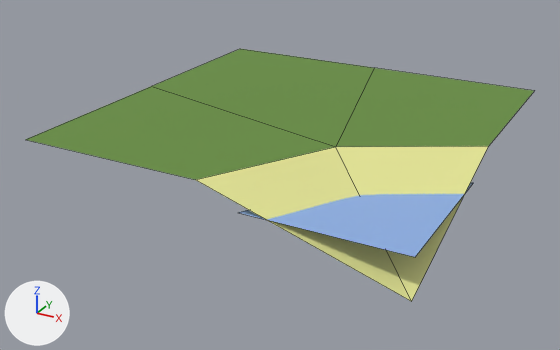
A saved change to the FBX model Assets/Models/Tiles/water_grass_inner_corner.fbx.
Camera for both pictures: a camera (50 mm lens) standing at (11.79, -0.5, 1.36) and looking at (9.93, 2.88, -0.33). Arrows for +X, +Y and +Z are at lower left; the lights stay in place. Mesh edges are drawn as thin lines. Where no turn or scale is listed for an object, it has been applied to the vertices.

The older version as bpy lines, for what is in view:
```python
me_plane = bpy.data.meshes.new('Plane')
me_plane.from_pydata(...)  # 13 vertices, 6 faces; spans x -1.0..1.0, y -1.0..1.0, z -0.3..0.0
# faces by material slot: [3, 2, 1]
me_plane.materials.append(mat_grass_007)  # green #698f43
me_plane.materials.append(mat_sand)  # beige #e6e796
me_plane.materials.append(mat_water)  # blue #8fb2e7
ob_water_grass_inner_corner = bpy.data.objects.new('water_grass_inner_corner', me_plane)
ob_water_grass_inner_corner.location = (10.0, 3.0, 0.0)
```
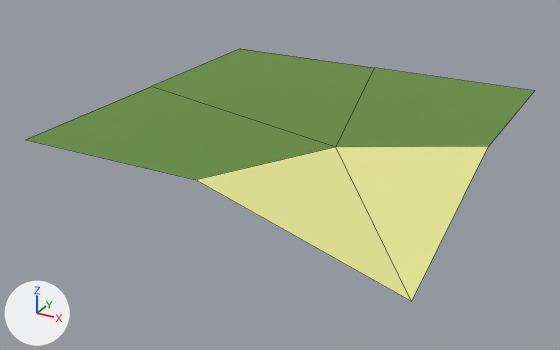
The newer file is also turned or shifted as a whole; pictures and numbers use the older file's frame.

Pixel boxes (x1, y1, x2, y2) of what changed, in the pictures (560 x 350 px):
```json
{"part": 1, "of": "me_plane", "change": "deleted", "before": [238, 183, 473, 257], "on screen": "blue"}
```

Edits to the scene script, one JSON object a line:
```json
{"block": "me_plane", "where": "me_plane.from_pydata(...)  # 13 vertices, 6 faces; spans x -1.0..1.0, y -1.0..1.0, z -0.3..0.0"}
{"block": "me_plane", "where": "# used by ob_water_grass_inner_corner; location = (10.0, 3.0, 0.0)"}
{"block": "me_plane", "change": "me_plane part 1: the loose piece of 4 vertices spanning x 0.21..1.0, y -1.0..-0.21, z -0.12..-0.11 is deleted"}
{"op": "remove", "block": "me_plane", "code": "me_plane.materials.append(mat_water)  # blue #8fb2e7"}
```
